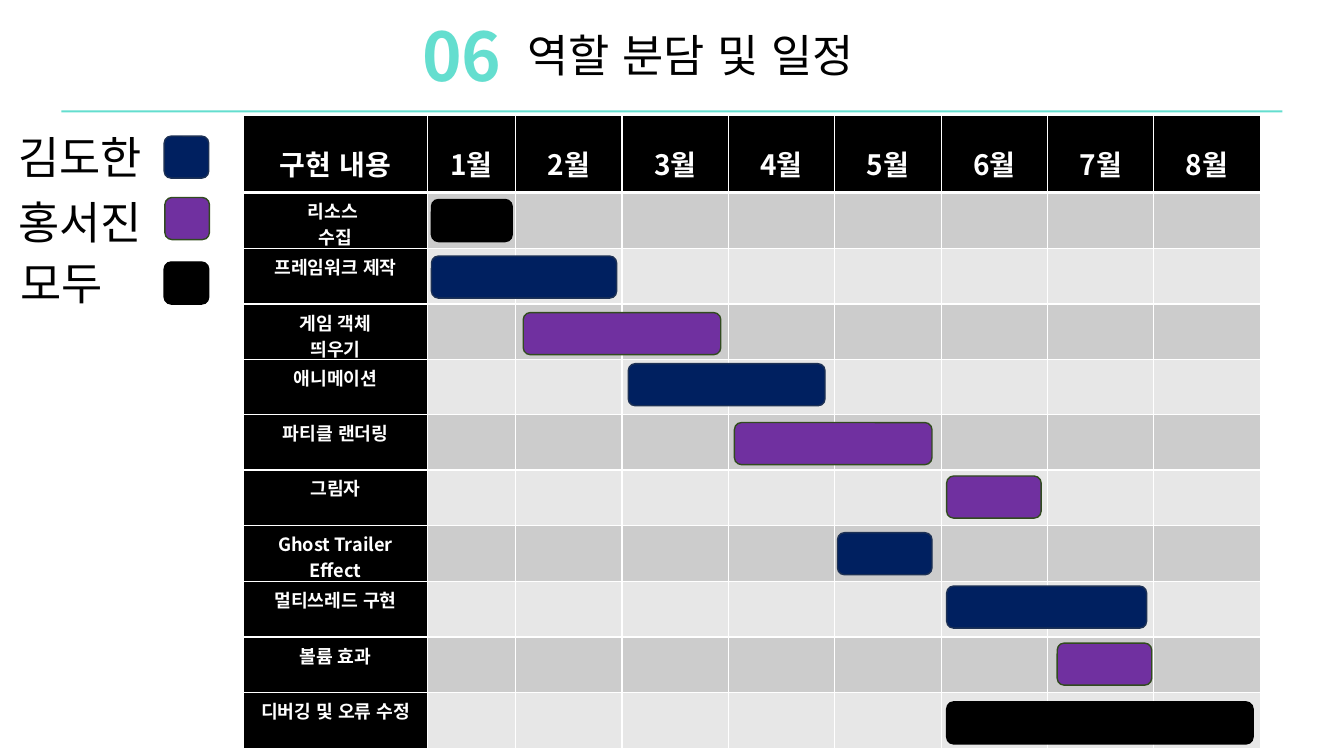
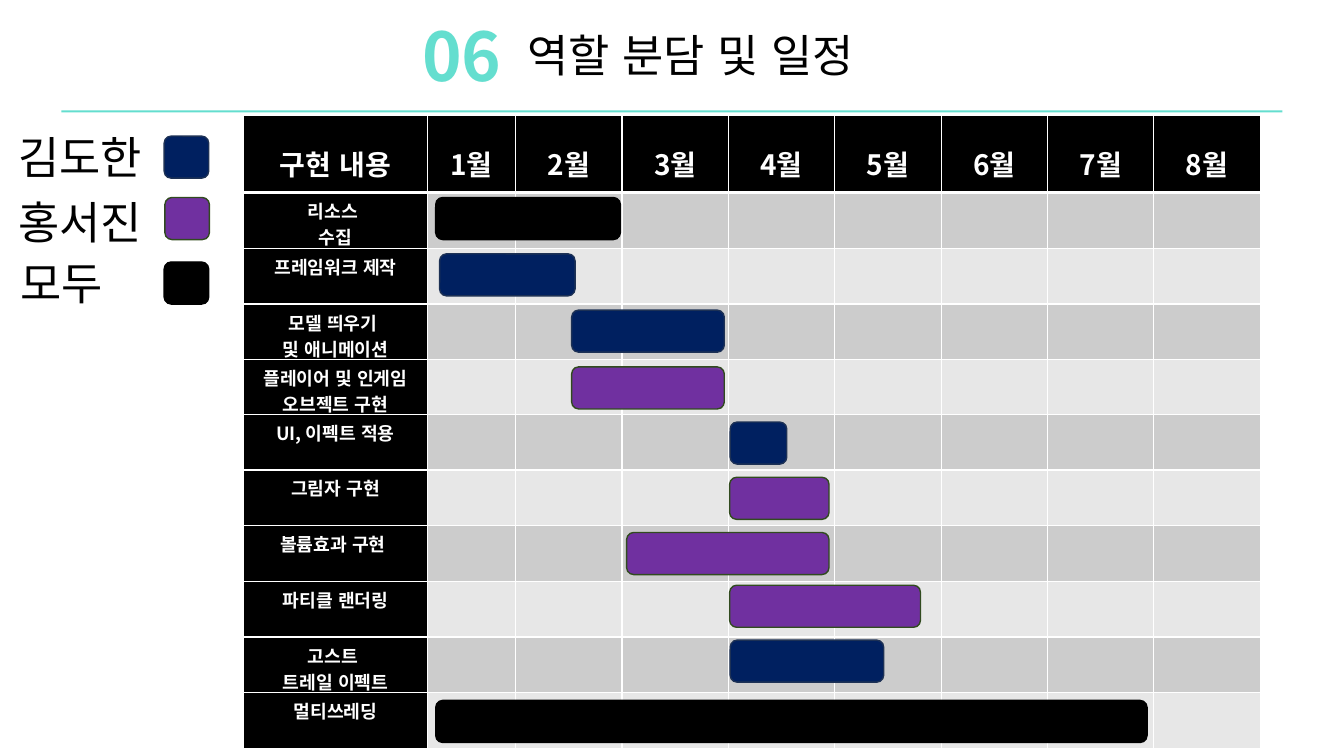
Before and after one commit to DoHanK/COLONY, a slide deck: slide 18 of 기획서/Colony_ppt발표.pptx. Drawn at 1344x756 pixels with LibreOffice and Linux fonts; fonts in the diff are those of the drawing. Boxes give left, top, right and bottom in pixels: in the first picture for what was removed or moved away, otherwise in the second. Text is boxed around its words. In the diff, an @@ line names an element or a change of style, - is before the commit and + after.

Commit message:
ppt수정본
ppt 수정

```diff
--- a/기획서/Colony_ppt발표.pptx
+++ b/기획서/Colony_ppt발표.pptx
@@ table at (243,116,1264,749) @@
-row 4: 게임 객체 / 띄우기 |  |  |  |  |  |  |  | 
-row 5: 애니메이션 |  |  |  |  |  |  |  | 
+row 4: 모델 띄우기 / 및 애니메이션 |  |  |  |  |  |  |  | 
+row 5: 플레이어 및 인게임 오브젝트 구현 |  |  |  |  |  |  |  | 
+row 6: UI, 이펙트 적용 |  |  |  |  |  |  |  | 
+row 7: 그림자 구현 |  |  |  |  |  |  |  | 
+row 8: 볼륨효과 구현 |  |  |  |  |  |  |  | 
-row 7: 그림자 |  |  |  |  |  |  |  | 
-row 8: Ghost Trailer Effect |  |  |  |  |  |  |  | 
-row 9: 멀티쓰레드 구현 |  |  |  |  |  |  |  | 
-row 10: 볼륨 효과 |  |  |  |  |  |  |  | 
-row 11: 디버깅 및 오류 수정 |  |  |  |  |  |  |  | 
+row 10: 고스트 / 트레일 이펙트 |  |  |  |  |  |  |  | 
+row 11: 멀티쓰레딩 |  |  |  |  |  |  |  | 
@@ rounded rectangle: place and size @@
-rounded rectangle at (432,200,512,242)
+rounded rectangle at (436,198,620,240)
@@ rounded rectangle: place and size @@
-rounded rectangle at (432,256,617,298)
+rounded rectangle at (440,254,575,296)
@@ rounded rectangle: place and size @@
-rounded rectangle at (628,364,825,406)
+rounded rectangle at (572,311,724,353)
@@ rounded rectangle: place and size @@
-rounded rectangle at (523,313,721,355)
+rounded rectangle at (572,367,724,409)
@@ rounded rectangle added at (730,422,786,465), fill #002060, outline #1E3256 1 pt @@
@@ rounded rectangle: place and size @@
-rounded rectangle at (947,476,1042,518)
+rounded rectangle at (730,478,830,520)
@@ rounded rectangle: place and size @@
-rounded rectangle at (735,422,933,465)
+rounded rectangle at (627,532,830,575)
@@ rounded rectangle added at (730,586,921,628), fill #7030A0, outline #314C1F 1 pt @@
@@ rounded rectangle removed at (947,586,1146,628) @@
@@ rounded rectangle: place and size @@
-rounded rectangle at (838,533,933,576)
+rounded rectangle at (730,640,883,683)
@@ rounded rectangle removed at (1058,643,1152,686) @@
@@ rounded rectangle added at (436,701,1147,743), fill #000000, outline #000000 1 pt @@
@@ rounded rectangle removed at (947,702,1253,744) @@
```
Also in this commit, not shown: 4 other slides changed, 1 other file.
